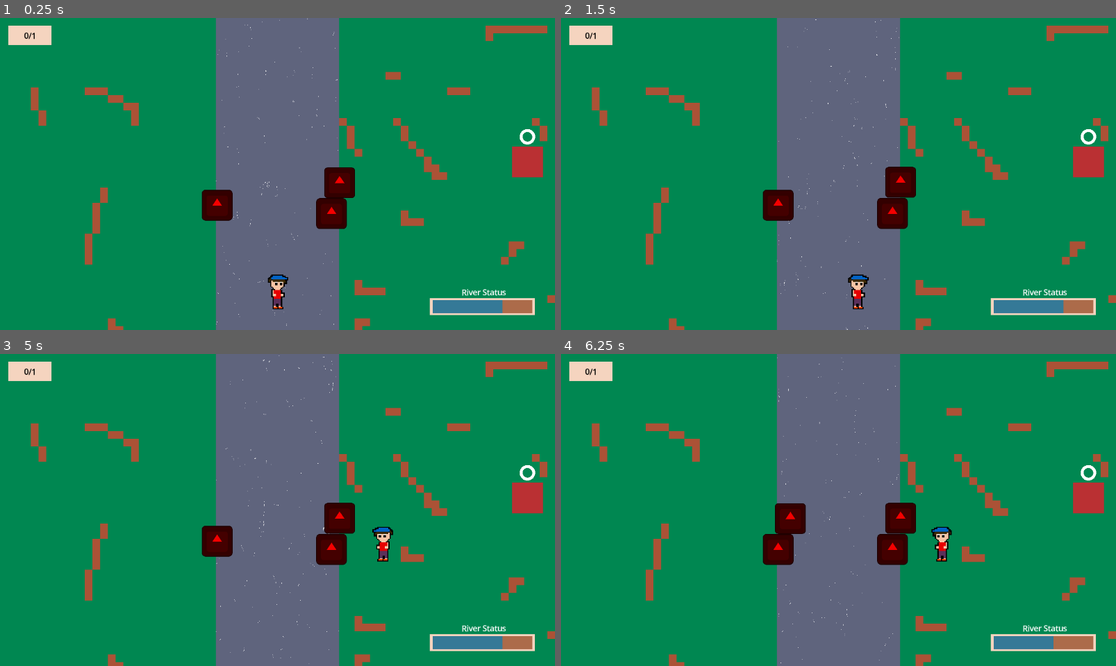
Above: before the commit, frames 1-4 (two rows, left to right).
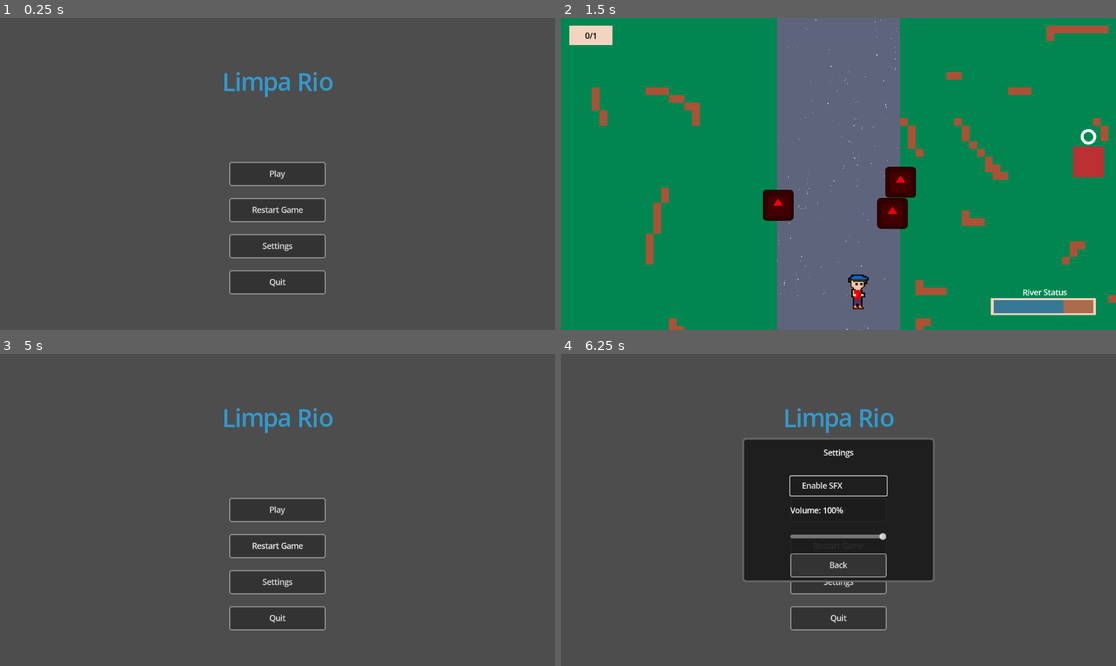
Above: after the commit, the same moments.

Repository: NoisePudding/gjplus
Game: Godot game, scene res://scenes/menu.tscn
The game is run twice, just before and just after one commit, with the same random seed, the same clock (stepped at 60 frames per second) and the same inputs. Before the commit the project starts from res://scenes/main/main.tscn. The engine's default icon, where the game draws it, is replaced by a stand-in: a white triangle on a blue panel in a dark square.
Inputs (mouse positions are in pixels of both pictures, inside the frame that each line leads up to):
- Up to frame 1 (0.25 s): no input
- Up to frame 2 (1.5 s): click (838, 211) at 0.5 s, where only the run after the commit has a clickable "Restart Game"; hold D (right) from 1.28 s (still down); tap E (interact) at 1.35 s
- Up to frame 3 (5 s): release D (right) at 2.03 s; hold S (down) 2.03-2.78 s; tap E (interact) every 0.75 s from 2.1 to 4.35 s; hold D (right) 2.78-3.53 s; hold W (up) 3.53-4.28 s; hold A (left) from 4.28 s (still down); tap Escape (ui_cancel) at 4.9 s
- Up to frame 4 (6.25 s): release A (left) at 5 s; click (838, 581) at 5 s, where only the run after the commit has a clickable "Settings"; click (838, 485) at 5.75 s, where only the run after the commit has a clickable "Enable SFX"

The runs differ from the first frame. In frame 1, 100% of the frame differs, in the area x 0-100%, y 0-100%; in frame 2, nothing differs; in frame 3, 100%; in frame 4, 100%.

Commit message:
feat: create main menu

Diff:
--- a/project.godot
+++ b/project.godot
@@ -11,7 +11,7 @@
 [application]
 
 config/name="gjplus"
-run/main_scene="uid://daep1h7b5t7f3"
+run/main_scene="res://scenes/menu.tscn"
 config/features=PackedStringArray("4.5", "GL Compatibility")
 config/icon="res://icon.svg"
 
--- a/scenes/main/main.gd
+++ b/scenes/main/main.gd
@@ -8,23 +8,27 @@
 
 # Called when the node enters the scene tree for the first time.
 func _ready() -> void:
-	ui.set_progress_bar(river_status_value,river_status_max)
-
+	ui.set_progress_bar(river_status_value, river_status_max)
+	Input.set_mouse_mode(Input.MOUSE_MODE_VISIBLE)
 
 
 func _physics_process(delta: float) -> void:
 	var trash_number = get_tree().get_nodes_in_group("Trash").size()
 	_update_river_status(river_status_max - trash_number * 10, delta)
-	if trash_number*10 >= river_status_max:
+	if trash_number * 10 >= river_status_max:
 		_game_over()
 
-func _update_river_status(value: float,delta:float):
+func _input(event: InputEvent) -> void:
+	if event.is_action_pressed("ui_cancel"):
+		get_tree().change_scene_to_file("res://scenes/menu.tscn")
+
+func _update_river_status(value: float, _delta: float):
 	if value <= 50:
 		#sprite.modulate = lerp(sprite.modulate, Color.GRAY, delta*10.0)
-		sprite.material.set_shader_parameter("base_water_color",Color(0.454, 0.251, 0.119))
+		sprite.material.set_shader_parameter("base_water_color", Color(0.454, 0.251, 0.119))
 	else:
 		#sprite.modulate = lerp(sprite.modulate, Color.BLUE, delta*10.0)
-		sprite.material.set_shader_parameter("base_water_color",Color(0.314, 0.388, 0.769))
+		sprite.material.set_shader_parameter("base_water_color", Color(0.314, 0.388, 0.769))
 	ui.update_progress_bar(value)
 
 
--- /dev/null
+++ b/scenes/menu.gd
@@ -0,0 +1,62 @@
+extends Control
+
+@onready var play_button: Button = $PlayButton
+@onready var quit_button: Button = $QuitButton
+@onready var settings_button: Button = $SettingsButton
+@onready var settings_panel: Panel = $SettingsPanel
+@onready var sfx_check: CheckBox = $SettingsPanel/SFXCheck
+@onready var volume_slider: HSlider = $SettingsPanel/VolumeSlider
+@onready var volume_label: Label = $SettingsPanel/VolumeLabel
+@onready var back_button: Button = $SettingsPanel/BackButton
+@onready var restart_button: Button = $RestartButton
+
+func _ready() -> void:
+	$PlayButton.connect("pressed", _on_play_pressed)
+	$QuitButton.connect("pressed", _on_quit_pressed)
+	settings_button.connect("pressed", _on_settings_pressed)
+	back_button.connect("pressed", _on_back_pressed)
+	sfx_check.connect("toggled", _on_sfx_toggled)
+	volume_slider.connect("value_changed", _on_volume_changed)
+	restart_button.connect("pressed", _on_restart_pressed)
+	load_settings()
+
+func _on_play_pressed() -> void:
+	get_tree().change_scene_to_file("res://scenes/main/main.tscn")
+
+func _on_quit_pressed() -> void:
+	get_tree().quit()
+
+func _on_settings_pressed() -> void:
+	settings_panel.show()
+
+func _on_back_pressed() -> void:
+	settings_panel.hide()
+	save_settings()
+
+func _on_restart_pressed() -> void:
+	get_tree().change_scene_to_file("res://scenes/main/main.tscn")
+
+func _on_sfx_toggled(enabled: bool) -> void:
+	AudioServer.set_bus_mute(AudioServer.get_bus_index("SFX"), !enabled)
+
+func _on_volume_changed(value: float) -> void:
+	AudioServer.set_bus_volume_db(AudioServer.get_bus_index("Master"), linear_to_db(value / 100.0))
+	volume_label.text = "Volume: " + str(int(value)) + "%"
+
+func load_settings() -> void:
+	var config = ConfigFile.new()
+	var err = config.load("user://settings.cfg")
+	if err == OK:
+		sfx_check.button_pressed = config.get_value("audio", "sfx_enabled", true)
+		volume_slider.value = config.get_value("audio", "volume", 100.0)
+	else:
+		sfx_check.button_pressed = true
+		volume_slider.value = 100.0
+	_on_sfx_toggled(sfx_check.button_pressed)
+	_on_volume_changed(volume_slider.value)
+
+func save_settings() -> void:
+	var config = ConfigFile.new()
+	config.set_value("audio", "sfx_enabled", sfx_check.button_pressed)
+	config.set_value("audio", "volume", volume_slider.value)
+	config.save("user://settings.cfg")
--- /dev/null
+++ b/scenes/menu.tscn
@@ -0,0 +1,208 @@
+[gd_scene load_steps=3 format=3 uid="uid://b8q8x8x8x8x8"]
+
+[ext_resource type="Script" path="res://scenes/menu.gd" id="1_8q8x8"]
+
+[sub_resource type="LabelSettings" id="LabelSettings_8q8x8"]
+font_size = 48
+font_color = Color(0.2, 0.6, 0.8, 1)
+
+[sub_resource type="StyleBoxFlat" id="StyleBoxFlat_menu"]
+bg_color = Color(0.1, 0.1, 0.1, 0.9)
+border_width_left = 4
+border_width_top = 4
+border_width_right = 4
+border_width_bottom = 4
+border_color = Color(0.4, 0.4, 0.4, 1)
+corner_radius_top_left = 8
+corner_radius_top_right = 8
+corner_radius_bottom_right = 8
+corner_radius_bottom_left = 8
+
+[sub_resource type="StyleBoxFlat" id="StyleBoxFlat_button"]
+bg_color = Color(0.2, 0.2, 0.2, 1)
+border_width_left = 2
+border_width_top = 2
+border_width_right = 2
+border_width_bottom = 2
+border_color = Color(0.6, 0.6, 0.6, 1)
+corner_radius_top_left = 4
+corner_radius_top_right = 4
+corner_radius_bottom_right = 4
+corner_radius_bottom_left = 4
+
+[node name="Menu" type="Control"]
+layout_mode = 3
+anchors_preset = 15
+anchor_right = 1.0
+anchor_bottom = 1.0
+grow_horizontal = 2
+grow_vertical = 2
+script = ExtResource("1_8q8x8")
+
+[node name="Title" type="Label" parent="."]
+layout_mode = 1
+anchors_preset = 5
+anchor_left = 0.5
+anchor_right = 0.5
+offset_left = -200.0
+offset_top = 100.0
+offset_right = 200.0
+offset_bottom = 160.0
+grow_horizontal = 2
+text = "Limpa Rio"
+label_settings = SubResource("LabelSettings_8q8x8")
+horizontal_alignment = 1
+
+[node name="PlayButton" type="Button" parent="."]
+layout_mode = 1
+anchors_preset = 8
+anchor_left = 0.5
+anchor_top = 0.5
+anchor_right = 0.5
+anchor_bottom = 0.5
+offset_left = -100.0
+offset_top = -25.0
+offset_right = 100.0
+offset_bottom = 25.0
+grow_horizontal = 2
+grow_vertical = 2
+theme_override_styles/normal = SubResource("StyleBoxFlat_button")
+theme_override_styles/hover = SubResource("StyleBoxFlat_button")
+theme_override_styles/pressed = SubResource("StyleBoxFlat_button")
+text = "Play"
+
+[node name="RestartButton" type="Button" parent="."]
+layout_mode = 1
+anchors_preset = 8
+anchor_left = 0.5
+anchor_top = 0.5
+anchor_right = 0.5
+anchor_bottom = 0.5
+offset_left = -100.0
+offset_top = 50.0
+offset_right = 100.0
+offset_bottom = 100.0
+grow_horizontal = 2
+grow_vertical = 2
+theme_override_styles/normal = SubResource("StyleBoxFlat_button")
+theme_override_styles/hover = SubResource("StyleBoxFlat_button")
+theme_override_styles/pressed = SubResource("StyleBoxFlat_button")
+text = "Restart Game"
+
+[node name="SettingsButton" type="Button" parent="."]
+layout_mode = 1
+anchors_preset = 8
+anchor_left = 0.5
+anchor_top = 0.5
+anchor_right = 0.5
+anchor_bottom = 0.5
+offset_left = -100.0
+offset_top = 125.0
+offset_right = 100.0
+offset_bottom = 175.0
+grow_horizontal = 2
+grow_vertical = 2
+theme_override_styles/normal = SubResource("StyleBoxFlat_button")
+theme_override_styles/hover = SubResource("StyleBoxFlat_button")
+theme_override_styles/pressed = SubResource("StyleBoxFlat_button")
+text = "Settings"
+
+[node name="QuitButton" type="Button" parent="."]
+layout_mode = 1
+anchors_preset = 8
+anchor_left = 0.5
+anchor_top = 0.5
+anchor_right = 0.5
+anchor_bottom = 0.5
+offset_left = -100.0
+offset_top = 200.0
+offset_right = 100.0
+offset_bottom = 250.0
+grow_horizontal = 2
+grow_vertical = 2
+theme_override_styles/normal = SubResource("StyleBoxFlat_button")
+theme_override_styles/hover = SubResource("StyleBoxFlat_button")
+theme_override_styles/pressed = SubResource("StyleBoxFlat_button")
+text = "Quit"
+
+[node name="SettingsPanel" type="Panel" parent="."]
+visible = false
+layout_mode = 1
+anchors_preset = 8
+anchor_left = 0.5
+anchor_top = 0.5
+anchor_right = 0.5
+anchor_bottom = 0.5
+offset_left = -200.0
+offset_top = -150.0
+offset_right = 200.0
+offset_bottom = 150.0
+grow_horizontal = 2
+grow_vertical = 2
+theme_override_styles/panel = SubResource("StyleBoxFlat_menu")
+
+[node name="TitleLabel" type="Label" parent="SettingsPanel"]
+layout_mode = 1
+anchors_preset = 5
+anchor_left = 0.5
+anchor_right = 0.5
+offset_left = -100.0
+offset_top = 20.0
+offset_right = 100.0
+offset_bottom = 60.0
+grow_horizontal = 2
+text = "Settings"
+horizontal_alignment = 1
+
+[node name="SFXCheck" type="CheckBox" parent="SettingsPanel"]
+layout_mode = 1
+anchors_preset = 5
+anchor_left = 0.5
+anchor_right = 0.5
+offset_left = -100.0
+offset_top = 80.0
+offset_right = 100.0
+offset_bottom = 120.0
+grow_horizontal = 2
+text = "Enable SFX"
+
+[node name="VolumeLabel" type="Label" parent="SettingsPanel"]
+layout_mode = 1
+anchors_preset = 5
+anchor_left = 0.5
+anchor_right = 0.5
+offset_left = -100.0
+offset_top = 140.0
+offset_right = 100.0
+offset_bottom = 180.0
+grow_horizontal = 2
+text = "Volume: 100%"
+
+[node name="VolumeSlider" type="HSlider" parent="SettingsPanel"]
+layout_mode = 1
+anchors_preset = 5
+anchor_left = 0.5
+anchor_right = 0.5
+offset_left = -100.0
+offset_top = 190.0
+offset_right = 100.0
+offset_bottom = 220.0
+grow_horizontal = 2
+min_value = 0.0
+max_value = 100.0
+value = 100.0
+
+[node name="BackButton" type="Button" parent="SettingsPanel"]
+layout_mode = 1
+anchors_preset = 5
+anchor_left = 0.5
+anchor_right = 0.5
+offset_left = -100.0
+offset_top = 240.0
+offset_right = 100.0
+offset_bottom = 290.0
+grow_horizontal = 2
+theme_override_styles/normal = SubResource("StyleBoxFlat_button")
+theme_override_styles/hover = SubResource("StyleBoxFlat_button")
+theme_override_styles/pressed = SubResource("StyleBoxFlat_button")
+text = "Back"
Not shown, added: scenes/menu.gd.uid
